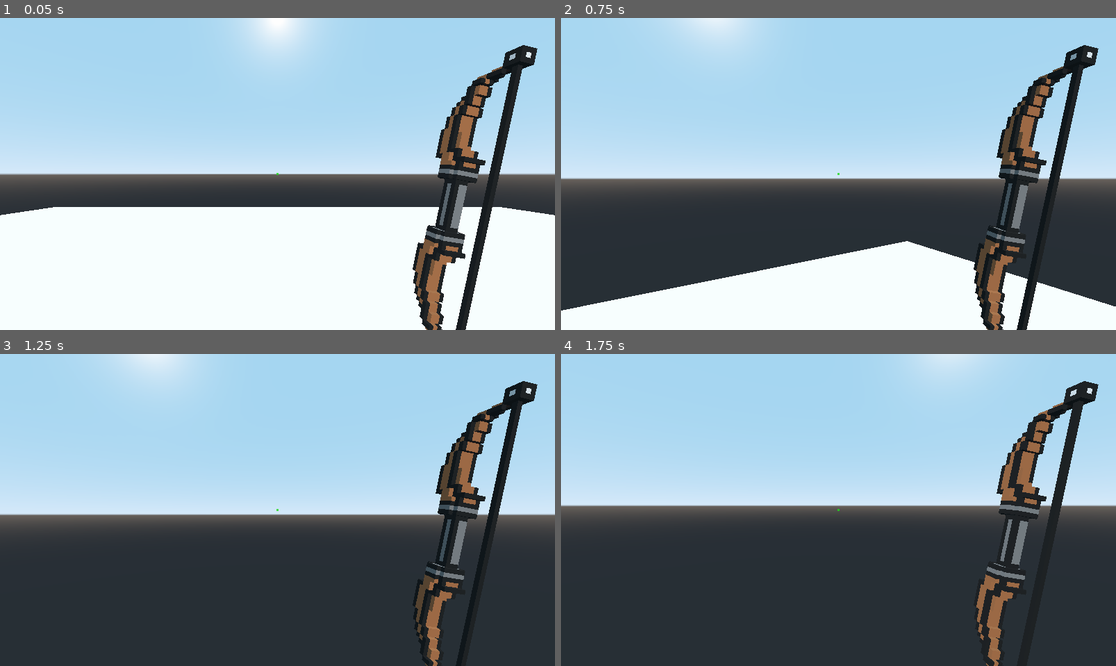
Above: before the commit, frames 1-4 (two rows, left to right).
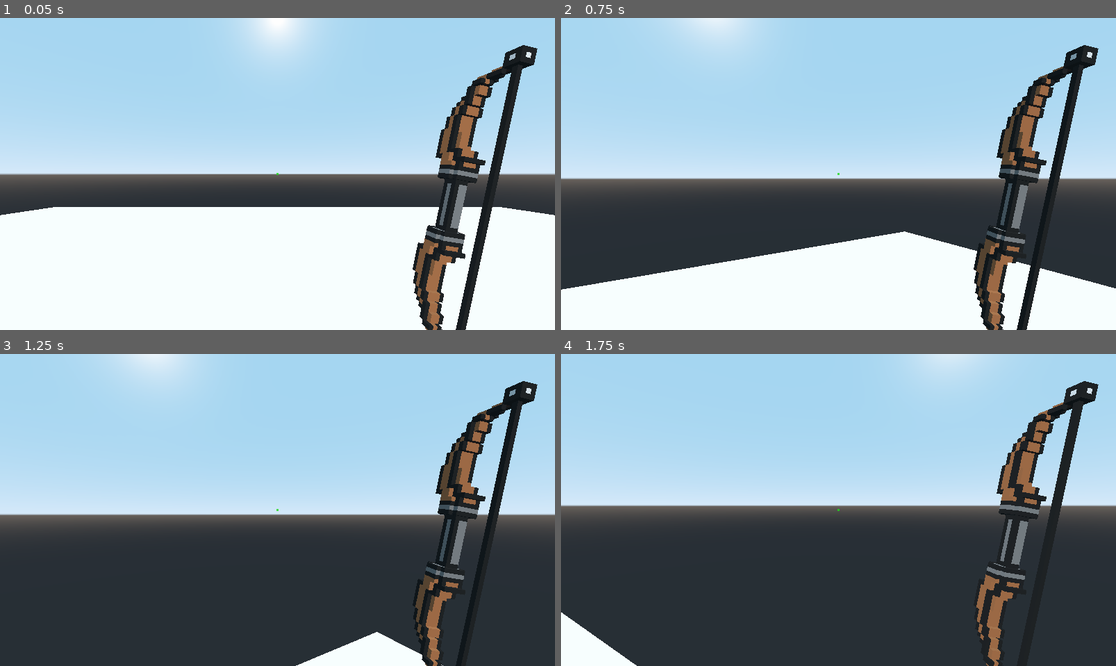
Above: after the commit, the same moments.

Repository: Wellbek/GamePhysicsSPP
Game: Godot game, scene res://Scenes/PrototypeScene.tscn
Same seed, same stepped clock (60 frames per second), same inputs: the game is played once before the commit and once after it.
Inputs (mouse positions are in pixels of both pictures, inside the frame that each line leads up to):
- Up to frame 1 (0.05 s): no input
- Up to frame 2 (0.75 s): tap Enter at 0.5 s; move the mouse to (866, 174) at 0.52 s; hold W (walk_forward) from 0.53 s (still down); hold Space (jump) from 0.53 s (still down)
- Up to frame 3 (1.25 s): keep holding W (walk_forward); keep holding Space (jump)
- Up to frame 4 (1.75 s): keep holding W (walk_forward); move the mouse to (810, 510) at 1.27 s; release Space (jump) at 1.28 s; click (810, 510) at 1.35 s; tap Space (jump) at 1.52, 1.55 s

Frame 1 is identical in both runs. In frame 2, 4.4% of the frame differs, in the area x 0-100%, y 68-94%; in frame 3, 1.4%; in frame 4, 1.2%.

Commit message:
Movement: small bug fixes

Diff:
--- a/Final Game/Instances/bow.tscn
+++ b/Final Game/Instances/bow.tscn
@@ -110,6 +110,7 @@
 }
 
 [node name="bow" type="Spatial"]
+process_priority = 3
 script = ExtResource( 8 )
 
 [node name="bow_grip_mesh" type="MeshInstance" parent="."]
--- a/Final Game/Scenes/PrototypeScene.tscn
+++ b/Final Game/Scenes/PrototypeScene.tscn
@@ -22,6 +22,8 @@
 transform = Transform( 1, 0, 0, 0, 0.828256, 0.56035, 0, -0.56035, 0.828256, 0, 6.92696, 4.87195 )
 
 [node name="Player" parent="." instance=ExtResource( 1 )]
+movement_speed = 8.0
+jump_strength = 8.0
 
 [node name="Scene" type="Spatial" parent="."]
 transform = Transform( 1, 0, 0, 0, 1, 0, 0, 0, 1, 0, 2, 0 )
--- a/Final Game/Scripts/Player/Movement.gd
+++ b/Final Game/Scripts/Player/Movement.gd
@@ -59,9 +59,13 @@
 	update_buffer(delta)
 	update_coyote(delta)
 
+	velocity.x *= 0.8
+	velocity.z *= 0.8
 	velocity.y += gravity
 	if (Input.is_action_just_pressed("jump") || jump_buffered) && (is_on_floor() || coyote_possible):
 		velocity.y = jump_strength
+		if !is_on_floor():
+			coyote_possible = false
 
 	#last parameter determines whether the player can move rigidbodies or view then as static bodies
 	#the third and fourth parameters are the default values but i dont know how to keep them while also changing the last lol
@@ -72,11 +76,10 @@
 func update_coyote(delta):
 	if is_on_floor():
 		coyote_timer = 0
-		coyote_possible=false
+		coyote_possible=true
 		last_y_on_floor = transform.origin.y
 	else:
-		if last_y_on_floor > transform.origin.y && coyote_timer <= coyote_max:
-			coyote_possible=true
+		if last_y_on_floor > transform.origin.y && coyote_timer <= coyote_max && coyote_possible:
 			coyote_timer += delta
 		else:
 			coyote_possible = false
Not shown: 3 places in Final Game/Scenes/PrototypeScene.tscn that only renumber resources
